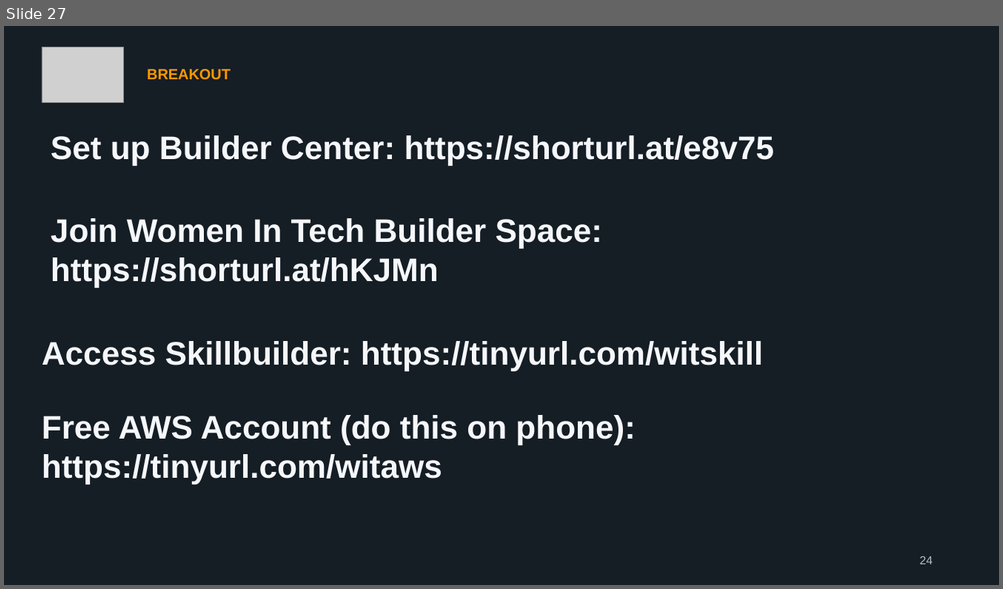
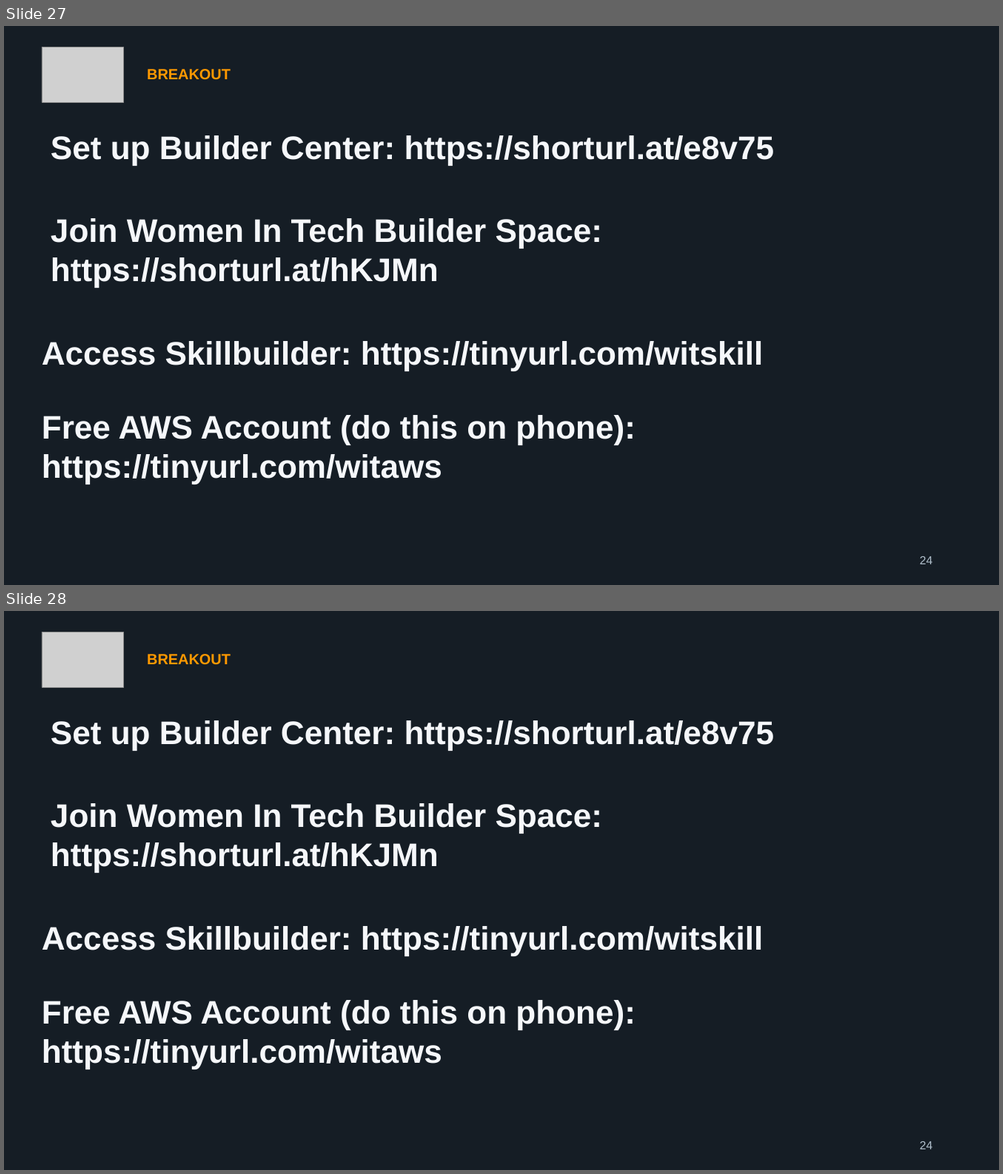
Before and after one commit to sdahal1/AWS_Cloud_Practitioner_Comprehensive_Study_Guide_2026, a slide deck: AWS-AI-Practitioner-Workshop.pptx. Shown one above the other, each under a label of ours: slide 27 before the commit, slides 27 and 28 after it. The pictures are 1003x589 and 1003x1174 pixels, drawn with LibreOffice and Linux fonts; fonts in the diff are those of the drawing; grey boxes stand for pictures. Boxes give left, top, right and bottom in pixels: in the first picture for what was removed or moved away, otherwise in the second. Text is boxed around its words. In the diff, an @@ line names an element or a change of style, - is before the commit and + after.

Commit message:
final

```diff
--- a/AWS-AI-Practitioner-Workshop.pptx
+++ b/AWS-AI-Practitioner-Workshop.pptx
@@ slide 28 added at (x1=4, y1=611, x2=999, y2=1170), background #151D25 @@
@@ picture added at (x1=42, y1=632, x2=123, y2=688) @@
@@ text added at (x1=147, y1=654, x2=230, y2=665), 19 pt, text #FF9900, bold @@
+BREAKOUT
@@ text added at (x1=51, y1=721, x2=774, y2=750), 42 pt, text #F5F7FA, bold @@
+Set up Builder Center: https://shorturl.at/e8v75
@@ text added at (x1=51, y1=803, x2=603, y2=873), 42 pt, text #F5F7FA, bold @@
+Join Women In Tech Builder Space: https://shorturl.at/hKJMn
@@ text added at (x1=42, y1=926, x2=762, y2=956), 42 pt, text #F5F7FA, bold @@
+Access Skillbuilder: https://tinyurl.com/witskill
@@ text added at (x1=42, y1=1000, x2=635, y2=1069), 42 pt, text #F5F7FA, bold @@
+Free AWS Account (do this on phone): https://tinyurl.com/witaws
@@ text added at (x1=919, y1=1142, x2=933, y2=1150), 15 pt, text #B2C1CD @@
+24
```
Also in this commit, not shown: 1 other slide added.
